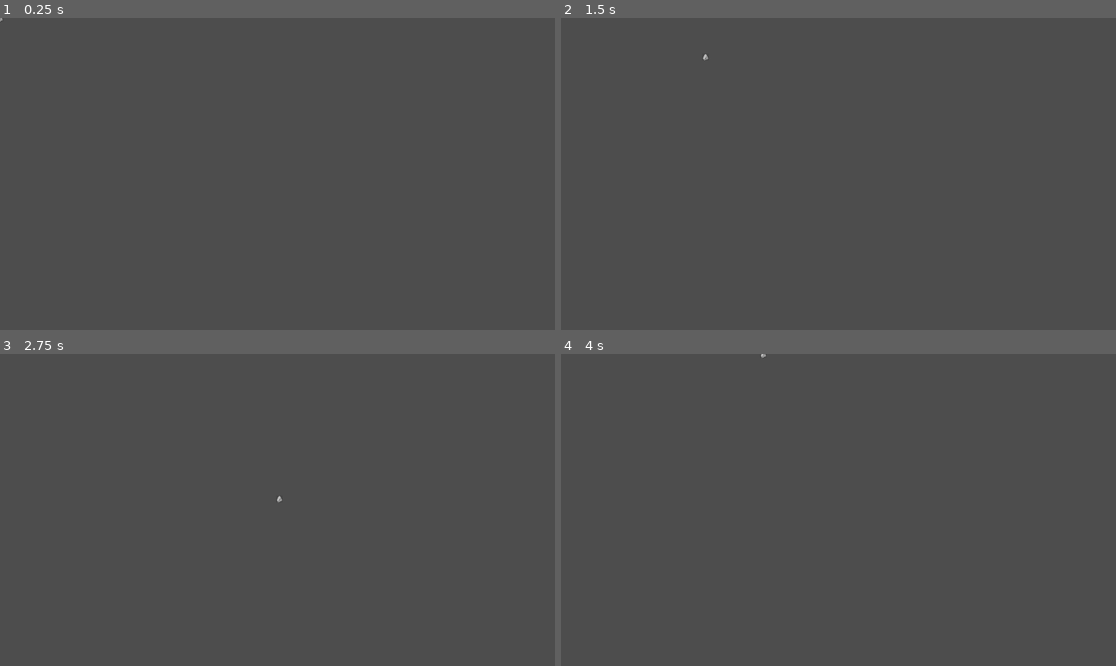
Above: before the commit, frames 1-4 (two rows, left to right).
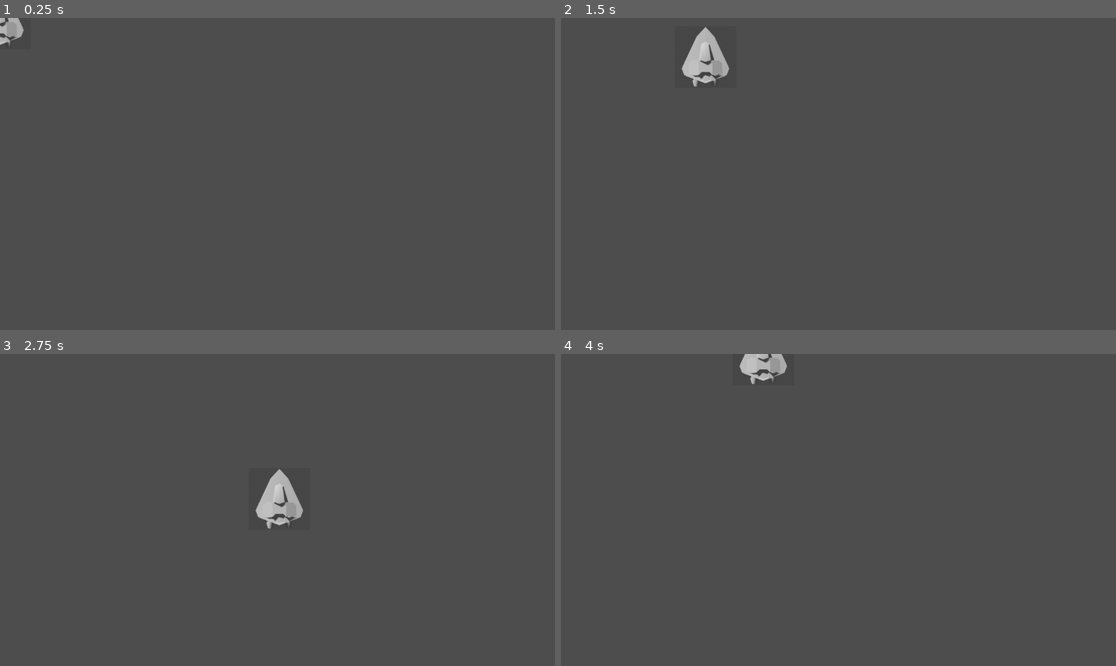
Above: after the commit, the same moments.

Repository: chessisme/Game
Game: Godot game, scene res://Scenes/player.tscn
Two runs of this game, one before a commit and one after it. Both use one fixed random seed, a clock stepped at 60 frames per second and the inputs below.
Inputs:
- Up to frame 1 (0.25 s): no input
- Up to frame 2 (1.5 s): tap Enter at 0.5 s; hold D (Move Right) 0.53-1.28 s; hold S (Move Backward) from 1.28 s (still down)
- Up to frame 3 (2.75 s): release S (Move Backward) at 2.03 s; hold D (Move Right) from 2.03 s (still down)
- Up to frame 4 (4 s): release D (Move Right) at 2.78 s; hold W (Move Forward) 2.78-3.53 s; hold A (Move Left) from 3.53 s (still down)

The runs differ from the first frame. In frame 1, 0.3% of the frame differs, in the area x 0-5%, y 0-9%; in frame 2, 0.9%, in the area x 21-31%, y 2-23%; in frame 3, 0.9%; in frame 4, 0.5%.

Commit message:
Collision and camera(?)

Diff:
--- /dev/null
+++ b/Scenes/Level.tscn
@@ -0,0 +1,3 @@
+[gd_scene format=3 uid="uid://rg6opusri15a"]
+
+[node name="Camera" type="Node2D"]
--- a/Scenes/player.tscn
+++ b/Scenes/player.tscn
@@ -14,20 +14,16 @@
 "speed": 5.0
 }]
 
-[sub_resource type="CapsuleShape2D" id="CapsuleShape2D_cvnsp"]
-radius = 5.0
-height = 14.0
-
 [node name="Player" type="Area2D"]
+position = Vector2(-1, -9)
 script = ExtResource("1_cvnsp")
 metadata/_edit_group_ = true
 
 [node name="AnimatedSprite2D" type="AnimatedSprite2D" parent="."]
 position = Vector2(0, 0.99999845)
-scale = Vector2(0.10937501, 0.10937501)
 sprite_frames = SubResource("SpriteFrames_v0iea")
 animation = &"Centered"
 
-[node name="CollisionShape2D" type="CollisionShape2D" parent="."]
+[node name="CollisionPolygon2D" type="CollisionPolygon2D" parent="."]
 position = Vector2(0, 1)
-shape = SubResource("CapsuleShape2D_cvnsp")
+polygon = PackedVector2Array(0, -63, -18, -43, -50, 24, -44, 38, 0, 54, 44, 38, 49, 24, 18, -44)
--- /dev/null
+++ b/player.tscn
@@ -0,0 +1,28 @@
+[gd_scene load_steps=4 format=3 uid="uid://bi7hqbxb5b83v"]
+
+[ext_resource type="Texture2D" uid="uid://1d7eexj3bkmg" path="res://icon.svg" id="1_4flbx"]
+
+[sub_resource type="SpriteFrames" id="SpriteFrames_onrkg"]
+animations = [{
+"frames": [{
+"duration": 1.0,
+"texture": ExtResource("1_4flbx")
+}],
+"loop": true,
+"name": &"walk",
+"speed": 5.0
+}]
+
+[sub_resource type="RectangleShape2D" id="RectangleShape2D_i3pqv"]
+size = Vector2(64, 64)
+
+[node name="Player" type="Area2D"]
+metadata/_edit_group_ = true
+
+[node name="AnimatedSprite2D" type="AnimatedSprite2D" parent="."]
+scale = Vector2(0.5, 0.5)
+sprite_frames = SubResource("SpriteFrames_onrkg")
+animation = &"walk"
+
+[node name="CollisionShape2D" type="CollisionShape2D" parent="."]
+shape = SubResource("RectangleShape2D_i3pqv")
Not shown: 1 places in Scenes/player.tscn that only renumber resources
Not shown, changed: playership.blend.import
